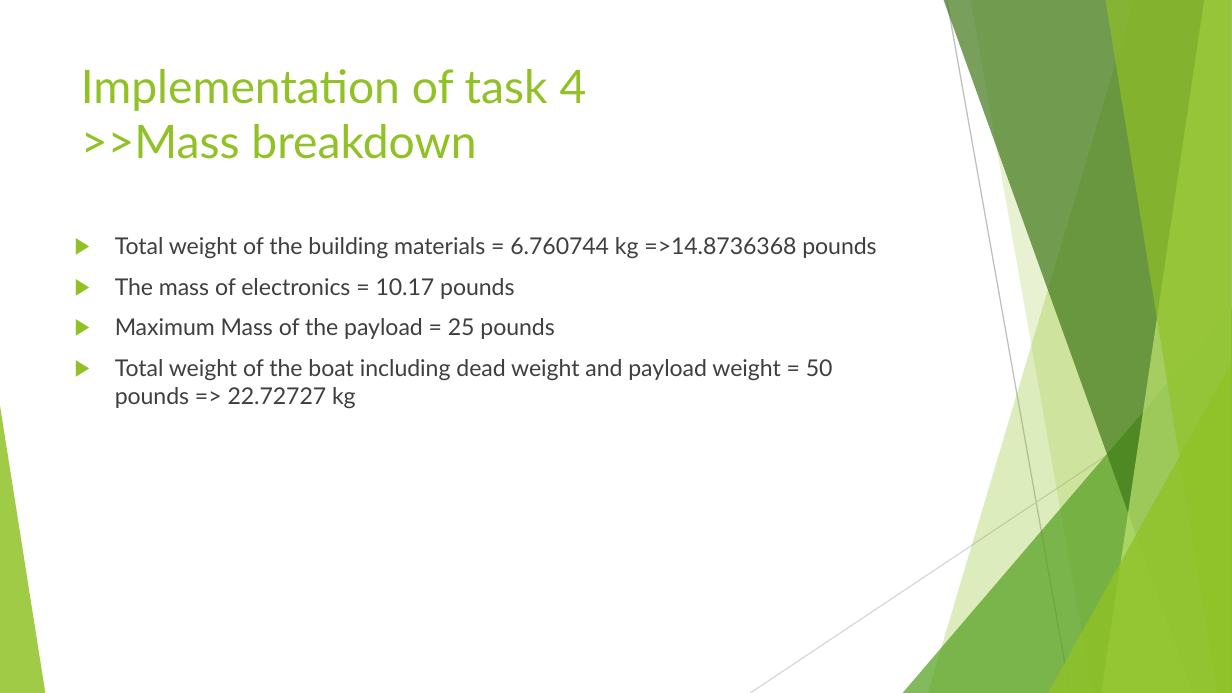
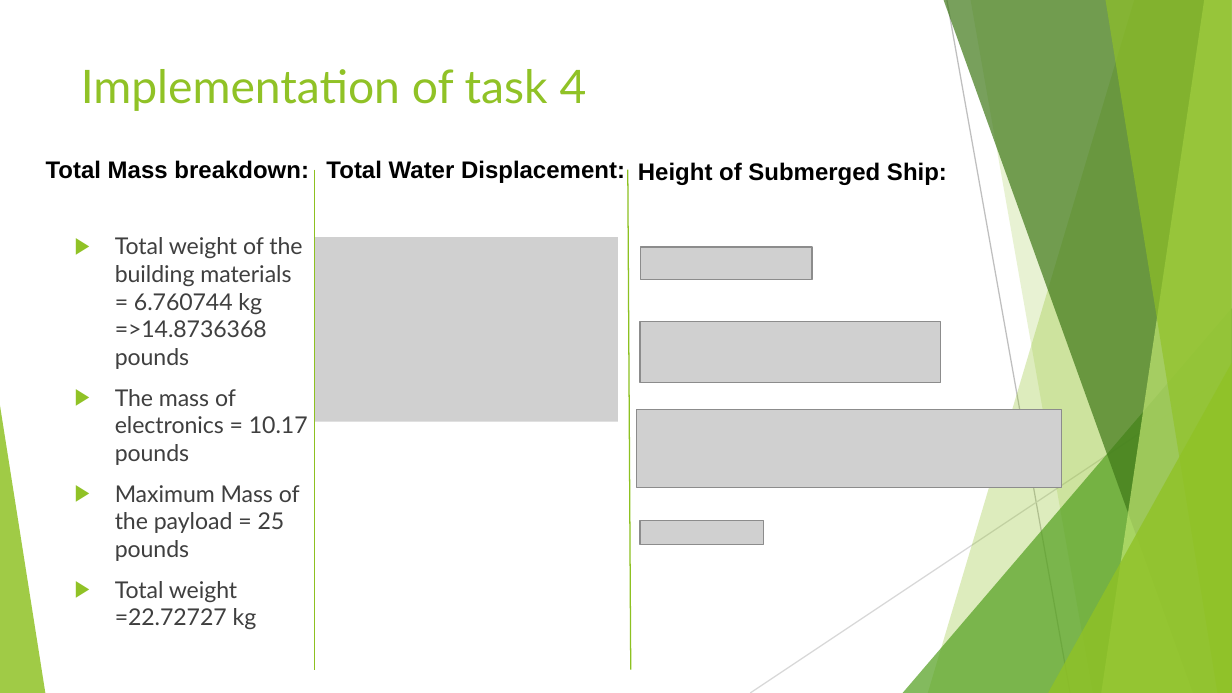
Before and after one commit to mmehmood/senior-design, a slide deck: slide 14 of Final Presentation task 1-6 and 1-5.pptx (slide 18 before the commit). Drawn at 1232x693 pixels with LibreOffice and Linux fonts; fonts in the diff are those of the drawing; grey boxes stand for pictures. Boxes give left, top, right and bottom in pixels: in the first picture for what was removed or moved away, otherwise in the second. Text is boxed around its words. In the diff, an @@ line names an element or a change of style, - is before the commit and + after.

```diff
--- a/Final Presentation task 1-6 and 1-5.pptx
+++ b/Final Presentation task 1-6 and 1-5.pptx
@@ title at (81, 69, 587, 111): text changed @@
-Implementation of task 4
->>Mass breakdown
+Implementation of task 4
@@ text added at (46, 160, 309, 179), 14 pt, text #000000, bold @@
+Total Mass breakdown:
@@ line added from (314, 170) to (314, 670), #8EC221 0.75 pt @@
@@ text added at (326, 160, 625, 183), 14 pt, text #000000, bold @@
+Total Water Displacement:
@@ line added from (628, 170) to (631, 670), #8EC221 0.75 pt @@
@@ text added at (638, 162, 947, 185), 14 pt, text #000000, bold @@
+Height of Submerged Ship:
@@ picture added at (314, 238, 617, 423) @@
@@ picture added at (641, 246, 813, 278) @@
@@ picture added at (641, 322, 941, 382) @@
@@ picture added at (636, 409, 1061, 487) @@
@@ picture added at (641, 520, 764, 543) @@
@@ text at (115, 581, 257, 629): text changed @@
-▶ Total weight of the boat including dead weight and payload weight = 50 pounds => 22.72727 kg
+▶ Total weight =22.72727 kg
```
Also in this commit, not shown: 18 other slides changed, 14 slides added, 15 slides removed.
